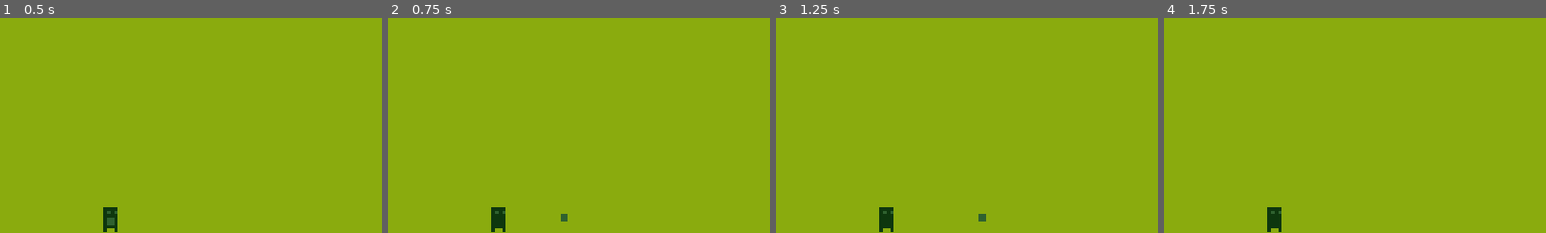
Above: before the commit, frames 1-4 (left to right).
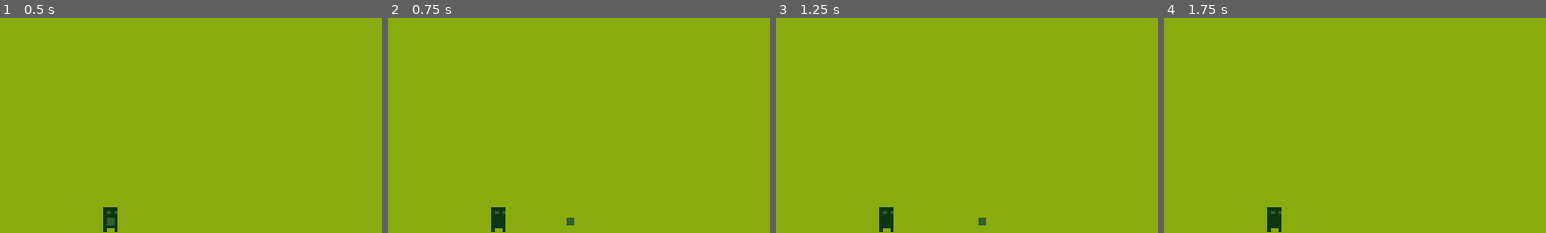
Above: after the commit, the same moments.

Repository: nyrrrr/breakingpoint-gd
Game: Godot game, scene res://Scenes/Main.tscn
The game is run twice, just before and just after one commit, with the same random seed, the same clock (stepped at 60 frames per second) and the same inputs.
Inputs:
- Up to frame 1 (0.5 s): no input
- Up to frame 2 (0.75 s): tap Enter at 0.5 s; hold Right (shoot_right) from 0.53 s (still down)
- Up to frame 3 (1.25 s): keep holding Right (shoot_right)
- Up to frame 4 (1.75 s): tap Space at 1.25 s; release Right (shoot_right) at 1.28 s; hold Down (shoot_down) from 1.28 s (still down)
The pictures show only the part of the screen within x 36-86%, y 4-54%; the shares and areas given below are measured in that part.

Frame 1 is identical in both runs. In frame 2, 0.1% of the frame differs, in the area x 45-49%, y 91-97%; in frame 3, less than 0.1%; in frame 4, nothing differs.

Commit message:
fist is now in player scene

Diff:
--- a/Scenes/Player.tscn
+++ b/Scenes/Player.tscn
@@ -72,13 +72,12 @@
 [node name="Player" type="Area2D"]
 collision_mask = 2
 script = ExtResource( 5 )
-fist_scene = ExtResource( 3 )
 
 [node name="AnimatedSprite" type="AnimatedSprite" parent="."]
 position = Vector2( 18, 6 )
 scale = Vector2( 6, 6 )
 frames = SubResource( 7 )
-animation = "walk"
+animation = "walk_shoot"
 offset = Vector2( -3, -1 )
 
 [node name="CollisionShape2D" type="CollisionShape2D" parent="."]
@@ -87,5 +86,7 @@
 [node name="FistReturnPosition" type="Position2D" parent="."]
 position = Vector2( 0, 6 )
 
+[node name="Fist" parent="." instance=ExtResource( 3 )]
+position = Vector2( 0, 6 )
+
 [connection signal="body_entered" from="." to="." method="_on_Player_body_entered"]
-[connection signal="shooting" from="." to="." method="_on_Player_shooting"]
--- a/Scripts/Enemy.gd
+++ b/Scripts/Enemy.gd
@@ -13,7 +13,7 @@
 
 
 # Called every frame. 'delta' is the elapsed time since the previous frame.
-func _process(delta):
+func _process(_delta):
 	if health <= 0:
 		queue_free()
 
--- a/Scripts/Player.gd
+++ b/Scripts/Player.gd
@@ -3,14 +3,9 @@
 class_name Player
 
 signal hit
-signal shooting
-
-export(PackedScene) var fist_scene
 
 export var speed = 400
 var screen_size
-var is_shooting = false
-var fist: Fist
 var damage = 2
 var health = 3
 
@@ -44,15 +39,8 @@
 	position.x = clamp(position.x, 0, screen_size.x)
 	position.y = clamp(position.y, 0, screen_size.y)
 
-	if Input.is_action_pressed("shoot_right") or Input.is_action_pressed("shoot_down") or Input.is_action_pressed("shoot_left") or Input.is_action_pressed("shoot_up"):
-		if !fist:
-			emit_signal("shooting")
-
 	if velocity.x != 0:
-		if is_shooting:
-			$AnimatedSprite.animation = "walk_shoot"
-		else:
-			$AnimatedSprite.animation = "walk"
+		$AnimatedSprite.animation = "walk_shoot"
 		$AnimatedSprite.flip_v = false
 		$AnimatedSprite.flip_h = velocity.x < 0
 	else:
@@ -67,10 +55,3 @@
 	position = pos
 	show()
 	$CollisionShape2D.disabled = false
-
-
-func _on_Player_shooting():
-	is_shooting = true
-	$AnimatedSprite.animation = "walk_shoot"
-	fist = fist_scene.instance()
-	add_child(fist)
